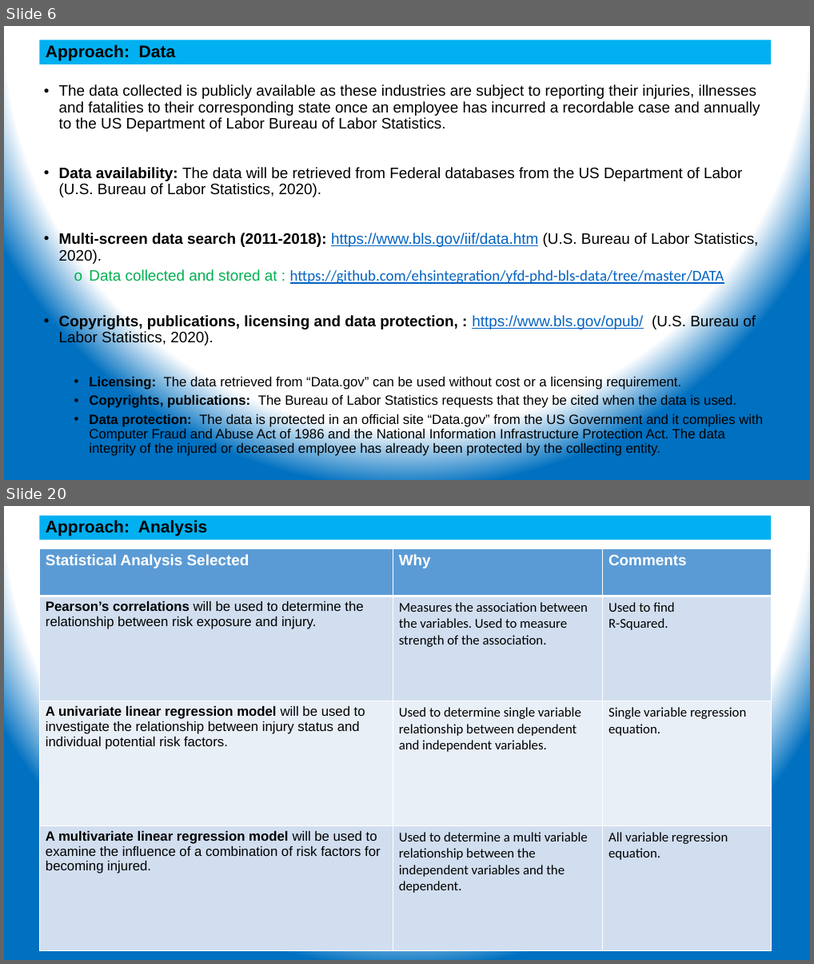
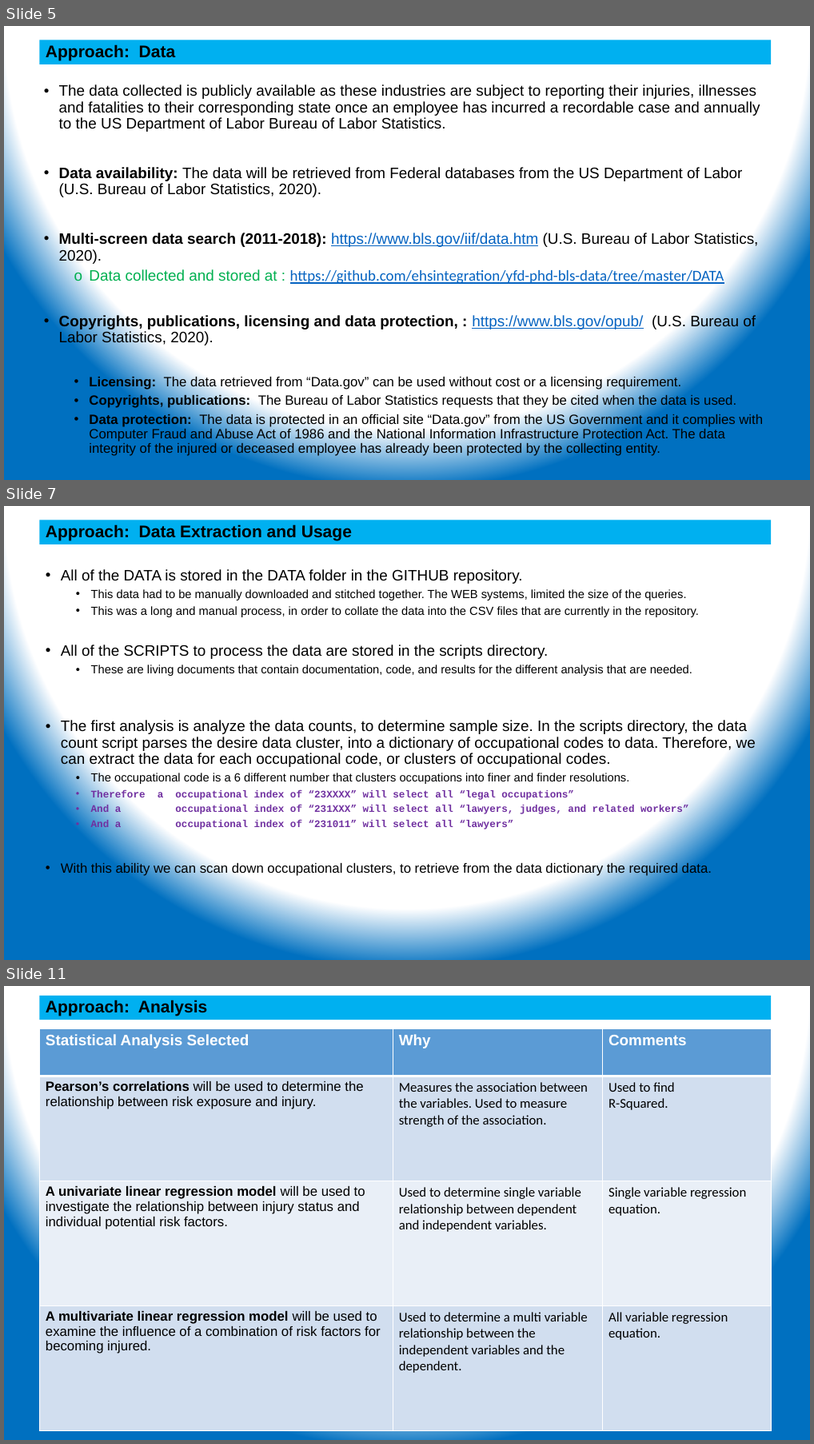
Before and after one commit to ehsintegration/yfd-phd-bls-data, a slide deck: D2-documentation/YennyF.Diaz-Risk Percep &Injuries_CommitteeUdate 11-02-20.pptx. Shown one above the other, each under a label of ours: slides 6 and 20 before the commit, slides 5, 7 and 11 after it; the slides between them are not shown. The pictures are 814x964 and 814x1444 pixels, drawn with LibreOffice and Linux fonts; fonts in the diff are those of the drawing. Boxes give left, top, right and bottom in pixels: in the first picture for what was removed or moved away, otherwise in the second. Text is boxed around its words. In the diff, an @@ line names an element or a change of style, - is before the commit and + after.

```diff
--- a/D2-documentation/YennyF.Diaz-Risk Percep &Injuries_CommitteeUdate 11-02-20.pptx
+++ b/D2-documentation/YennyF.Diaz-Risk Percep &Injuries_CommitteeUdate 11-02-20.pptx
@@ slide 7 added at [4,506,810,960], background gradient #FFFFFF to #0070C0 @@
@@ rectangle added at [40,520,772,544], fill #00B0F0, 20 pt, text #000000, bold @@
+Approach: Data Extraction and Usage
@@ text added at [61,569,756,876], 14 pt, text #000000 @@
+• All of the DATA is stored in the DATA folder in the GITHUB repository.
+  • This data had to be manually downloaded and stitched together. The WEB systems, limited the size of the queries.
+  • This was a long and manual process, in order to collate the data into the CSV files that are currently in the repository.
+• All of the SCRIPTS to process the data are stored in the scripts directory.
+  • These are living documents that contain documentation, code, and results for the different analysis that are needed.
+• The first analysis is analyze the data counts, to determine sample size. In the scripts directory, the data count script parses the desire data cluster, into a dictionary of occupational codes to data. Therefore, we can extract the data for each occupational code, or clusters of occupational codes.
+  • The occupational code is a 6 different number that clusters occupations into finer and finder resolutions.
+  • Therefore a occupational index of “23XXXX” will select all “legal occupations”
+  • And a occupational index of “231XXX” will select all “lawyers, judges, and related workers”
+  • And a occupational index of “231011” will select all “lawyers”
+• With this ability we can scan down occupational clusters, to retrieve from the data dictionary the required data.
@@ what was slide 6 is now slide 5 @@
@@ what was slide 20 is now slide 11 @@
```
Also in this commit, not shown: 3 slides changed, 3 other slides added, 21 slides removed, 3 other files.
